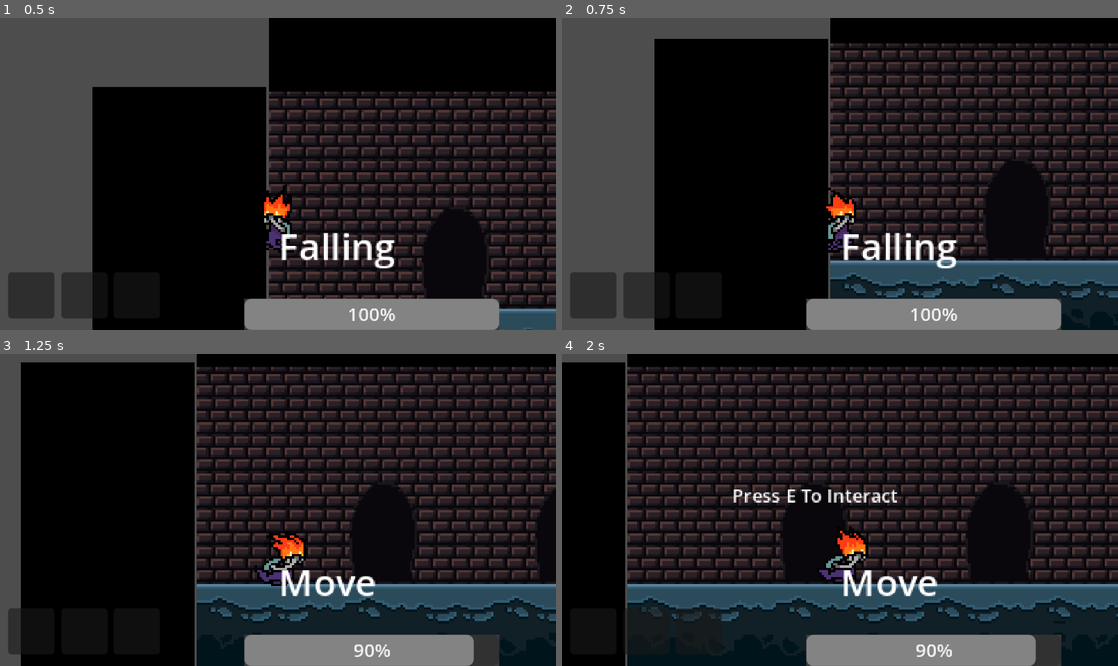
Above: before the commit, frames 1-4 (two rows, left to right).
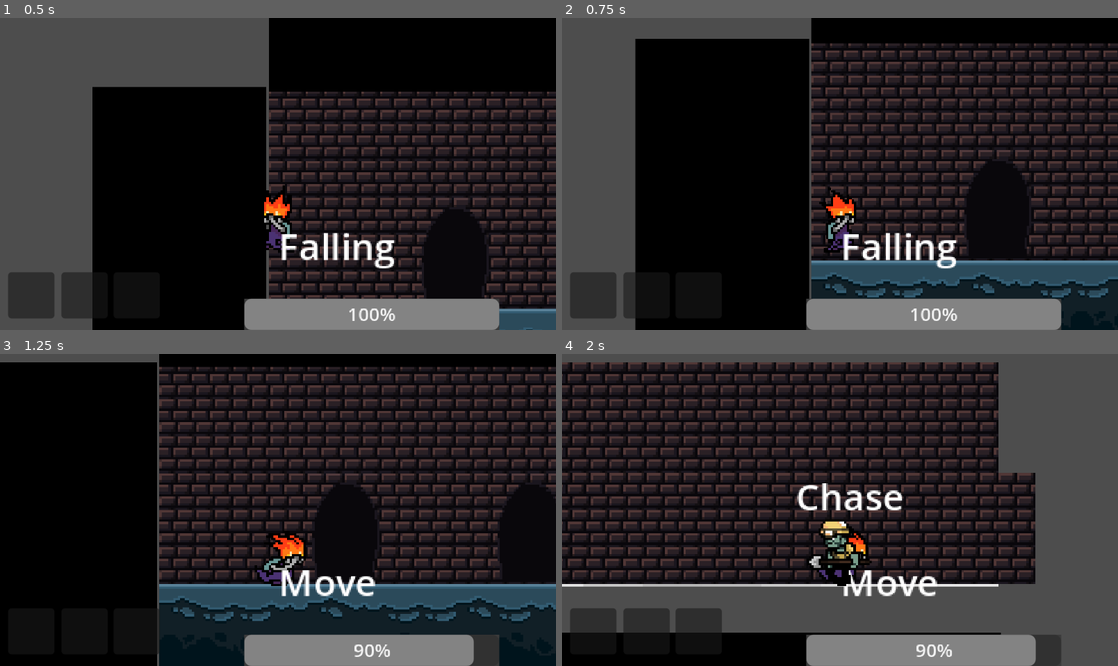
Above: after the commit, the same moments.

Repository: zerqora/Ray-Dungeon-Crawler
Game: Godot game, scene res://world/dungeon.tscn
Two runs of this game, one before a commit and one after it. Both use one fixed random seed, a clock stepped at 60 frames per second and the inputs below.
Inputs (mouse positions are in pixels of both pictures, inside the frame that each line leads up to):
- Up to frame 1 (0.5 s): no input
- Up to frame 2 (0.75 s): move the mouse to (962, 158) at 0.52 s; hold D (RIGHT) from 0.53 s (still down); click (962, 158) at 0.6 s
- Up to frame 3 (1.25 s): keep holding D (RIGHT); tap Space (DASH) at 0.8 s
- Up to frame 4 (2 s): keep holding D (RIGHT); tap E (INTERACT) at 1.25 s; move the mouse to (728, 525) at 1.27 s; tap Space (DASH) at 1.35 s; click (728, 525) at 1.55 s

Frame 1 is identical in both runs. In frame 2, 9.6% of the frame differs, in the area x 13-100%, y 0-100%; in frame 3, 14%; in frame 4, 43%, in the area x 0-100%, y 0-100%.

Commit message:
fixed a lot of dash stuff

Diff:
--- a/enemies/base_entity.tscn
+++ b/enemies/base_entity.tscn
@@ -120,6 +120,8 @@
 frame_progress = 1.0
 
 [node name="Hitbox" type="Area2D" parent="."]
+collision_layer = 4
+collision_mask = 0
 
 [node name="CollisionShape2D" type="CollisionShape2D" parent="Hitbox"]
 position = Vector2(-0.5, 1)
--- a/enemies/miner_basic_attack.gd
+++ b/enemies/miner_basic_attack.gd
@@ -51,11 +51,11 @@
 	owner.move_and_slide()
 
 func damage_player(area : Area2D) -> void:
-	print("hit player")
+	#print("hit player")
 	hit_player = true
 
 func exit(next_node : State = neighboring_nodes[0]) -> void:
-	print("trying to exit attack state")
+	#print("trying to exit attack state")
 	hurtbox.hide()
 	hurtbox.area_entered.disconnect(damage_player)
 	finished.emit(neighboring_nodes[0], this_data)
--- a/enemies/patrol.gd
+++ b/enemies/patrol.gd
@@ -38,7 +38,7 @@
 	if abs(this_data["spawn_point"].x - owner.global_position.x) > maximum_distance:
 		change_direction(direction * -1)
 		turn()
-		print("I'm straying too far away from spawn. I'm going to head the opposite way.")
+		#print("I'm straying too far away from spawn. I'm going to head the opposite way.")
 	owner.velocity.x = direction * this_data["stats"].speed * delta
 	owner.move_and_slide()
 	if found_player(this_data["sight"]):
--- a/enemies/retreat_state.gd
+++ b/enemies/retreat_state.gd
@@ -11,7 +11,7 @@
 	direction_to_destination = determine_direction(owner)
 	owner.velocity.x = direction_to_destination * this_data["stats"].speed * delta
 	if (owner.global_position - this_data["spawn_point"]).length() < 10:
-		print("reached spawn point")
+		#print("reached spawn point")
 		finished.emit(neighboring_nodes[0], this_data)
 	this_data["animation"].flip_h = true if direction_to_destination > 0 else false
 	owner.move_and_slide()
--- a/player/charge_dash.gd
+++ b/player/charge_dash.gd
@@ -10,7 +10,7 @@
 func enter(data : Dictionary = {}) -> void:
 	this_data = data
 	speed = this_data["stats"].speed / 10
-	print("charging dash")
+	#print("charging dash")
 
 # Need to make the dash move towards the enemy closest to the mouse
 func update(owner, delta : float) -> void:
@@ -34,7 +34,7 @@
 		mouse_position = owner.get_global_mouse_position()
 		# Exit to the dash state
 		finished.emit(neighboring_nodes[0], this_data)
-		print("mouse located")
+		#print("mouse located")
 
 # Should make Ray move to wherever the mouse is, including the angle.
 func find_direction_to_mouse(mouse_position : Vector2) -> Vector2:
--- a/player/dash.gd
+++ b/player/dash.gd
@@ -2,29 +2,55 @@
 
 var speed : int = 0
 var upward_force : float = 0
+## Timer that reaches the dash duration.
 var timer : float = 0
+## Timer that is
+var force_timer : float = 0
 var applied_force_duration : float = .5
+var dash_duration : float = .5
 var acceleration : float = 500
 
+var collided : bool = false
+@export var hitbox : Area2D
+
 func enter(data : Dictionary = {}) -> void:
-	timer = 0
 	this_data = data
 	speed = this_data["stats"].speed
-	print("dashing")
+	#print("dashing")
 
+	# What the freak is happening
 func update(owner, delta: float) -> void:
 	timer += delta
-	if timer > applied_force_duration:
+	# Connect the hitbox signal so that on collision during this time, Ray is affected by an upward force.
+	if !hitbox.area_entered.is_connected(on_collision):
+		hitbox.area_entered.connect(on_collision)
+	# Timer runs when the collision has occured
+	if collided:
+		force_timer += delta
+	# When the upwards force duration has been met, exit to the falling state
+	if force_timer > applied_force_duration:
 		finished.emit(neighboring_nodes[0], this_data)
-		if !owner.is_on_floor():
-			finished.emit(neighboring_nodes[0], this_data)
 	else:
 		owner.velocity.move_toward(owner.velocity, acceleration * timer)
+		owner.velocity.y = upward_force * delta
 		owner.move_and_slide()
+	# Dash ran out of time, exit to the falling state for safety. Falling state will emit to the idle state immediately if not in air
+	if timer > dash_duration:
+		finished.emit(neighboring_nodes[0], this_data)
 
-func on_collision() -> void:
+func on_collision(area : Area2D) -> void:
 	# apply a force upwards, then emit the finished signal to falling.
 	# the player data should hold a key to a streak value, which when it increases, it divides the upward force.
 	# streak should decrease at some point (or reset)
-	this_data["dash_streak"] = this_data["dash_streak"] + 1
-	upward_force = -100000 / this_data["dash_streak"]
+	if area == SightLine: return
+	upward_force = -10000
+	collided = true
+	print("collided while dashing.")
+
+# Reset timers and forces and disconnect hitbox from the dashing logic
+func exit(next_state : State) -> void:
+	hitbox.area_entered.disconnect(on_collision)
+	collided = false
+	timer = 0
+	force_timer = 0
+	upward_force = 0
--- a/player/falling_state.gd
+++ b/player/falling_state.gd
@@ -12,5 +12,5 @@
 	if Input.is_action_pressed("RIGHT"):
 		change_direction(1)
 	owner.velocity.y = 5000 * delta
-	#owner.velocity.x = direction * (this_data["stats"].speed / 2) * delta
+	owner.velocity.x = direction * (this_data["stats"].speed / 2) * delta
 	owner.move_and_slide()
--- a/player/player.tscn
+++ b/player/player.tscn
@@ -60,6 +60,9 @@
 "speed": 5.0
 }]
 
+[sub_resource type="CapsuleShape2D" id="CapsuleShape2D_32hag"]
+radius = 8.0
+
 [sub_resource type="CapsuleShape2D" id="CapsuleShape2D_sh265"]
 radius = 6.0
 height = 26.0
@@ -82,6 +85,13 @@
 [node name="Camera" type="Camera2D" parent="."]
 offset = Vector2(0, -20)
 zoom = Vector2(2, 2)
+
+[node name="HitBox" type="Area2D" parent="."]
+collision_layer = 2
+collision_mask = 4
+
+[node name="Collision" type="CollisionShape2D" parent="HitBox"]
+shape = SubResource("CapsuleShape2D_32hag")
 
 [node name="Area2D" type="Area2D" parent="."]
 collision_layer = 2
@@ -122,8 +132,9 @@
 neighboring_nodes = [NodePath("../Dash"), NodePath("../Falling")]
 metadata/_custom_type_script = "uid://d4acuj0mbwvly"
 
-[node name="Dash" type="Node" parent="StateMachine" node_paths=PackedStringArray("neighboring_nodes")]
+[node name="Dash" type="Node" parent="StateMachine" node_paths=PackedStringArray("hitbox", "neighboring_nodes")]
 script = ExtResource("13_yllr7")
+hitbox = NodePath("../../HitBox")
 neighboring_nodes = [NodePath("../Falling")]
 metadata/_custom_type_script = "uid://d4acuj0mbwvly"
 
--- a/player/player_state_machine.gd
+++ b/player/player_state_machine.gd
@@ -30,7 +30,7 @@
 
 func _transition_to_next_state(next_node : Node, data: Dictionary = {}) -> void:
 	#var previous_state_path : String = state.name
-	#state.exit()
+	state.exit(next_node)
 	state = next_node
 	state.enter(data)
 	state_text.text = state.name
@@ -44,7 +44,7 @@
 	var stopped_moving: bool = Input.is_action_just_released("LEFT") or Input.is_action_just_released("RIGHT")
 	# Feels more predictable to the player if pressing left AND right cancelled out movement.
 	var cancelled_out_direction : bool = Input.is_action_pressed("LEFT") and Input.is_action_pressed("RIGHT")
-	if Input.is_action_just_pressed("DASH"):
+	if state != $Falling && Input.is_action_just_pressed("DASH"):
 		state.finished.emit($ChargeDash, state.this_data)
 	if Input.is_action_just_released("DASH"):
 		state.finished.emit($Idle, state.this_data)
@@ -60,8 +60,6 @@
 	if Input.is_action_just_pressed("ATTACK"):
 		pass
 
-
-
 func fill_data() -> void:
 	data = {
 		"stats" : owner.player_stats,
--- a/scripts/state.gd
+++ b/scripts/state.gd
@@ -26,7 +26,8 @@
 ## Sends the finished signal to indicate the end of a state
 func exit(next_state: State) -> void:
 	# State ends
-	finished.emit(next_state, this_data)
+	#finished.emit(next_state, this_data)
+	pass
 
 func change_direction(new_direction: int) -> void:
 	direction = new_direction
@@ -36,7 +37,7 @@
 ## Probably refactor this into an EnemyState class
 func found_player(sight_line : RayCast2D) -> bool:
 	if sight_line.is_colliding() && sight_line.get_collider().get_parent() is Player:
-		print("found player")
+		#print("found player")
 		this_data["player"] = sight_line.get_collider().get_parent()
 		return true
 	return false
--- a/world/level_1.tscn
+++ b/world/level_1.tscn
@@ -36,6 +36,12 @@
 
 [sub_resource type="RectangleShape2D" id="RectangleShape2D_lis17"]
 size = Vector2(280.5, 20)
+
+[sub_resource type="RectangleShape2D" id="RectangleShape2D_go4ko"]
+size = Vector2(20, 121)
+
+[sub_resource type="RectangleShape2D" id="RectangleShape2D_uhyhg"]
+size = Vector2(299, 58.5)
 
 [node name="Level1" type="Node2D" node_paths=PackedStringArray("spawn_point", "enemy_spawn_points")]
 script = ExtResource("1_lis17")
@@ -81,3 +87,17 @@
 [node name="Marker2D2" type="Marker2D" parent="EnemySpawnPoints"]
 visible = false
 position = Vector2(39, 62)
+
+[node name="StaticBody2D" type="StaticBody2D" parent="."]
+
+[node name="CollisionShape2D" type="CollisionShape2D" parent="StaticBody2D"]
+position = Vector2(-10, 42.5)
+shape = SubResource("RectangleShape2D_go4ko")
+
+[node name="CollisionShape2D2" type="CollisionShape2D" parent="StaticBody2D"]
+position = Vector2(268, 42)
+shape = SubResource("RectangleShape2D_go4ko")
+
+[node name="CollisionShape2D3" type="CollisionShape2D" parent="StaticBody2D"]
+position = Vector2(129.5, -44.25)
+shape = SubResource("RectangleShape2D_uhyhg")
Not shown: 1 places in player/player.tscn that only renumber resources
Not shown: 1 places in world/level_1.tscn that only renumber resources
